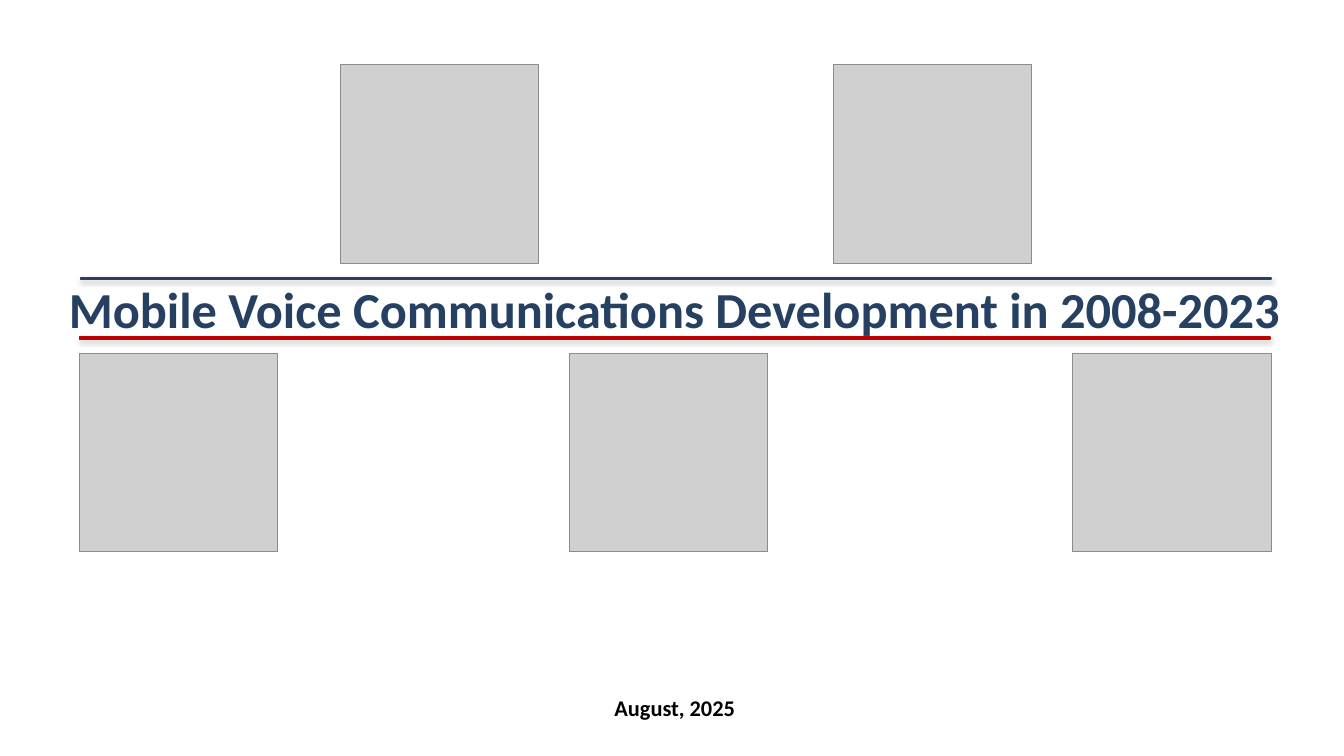
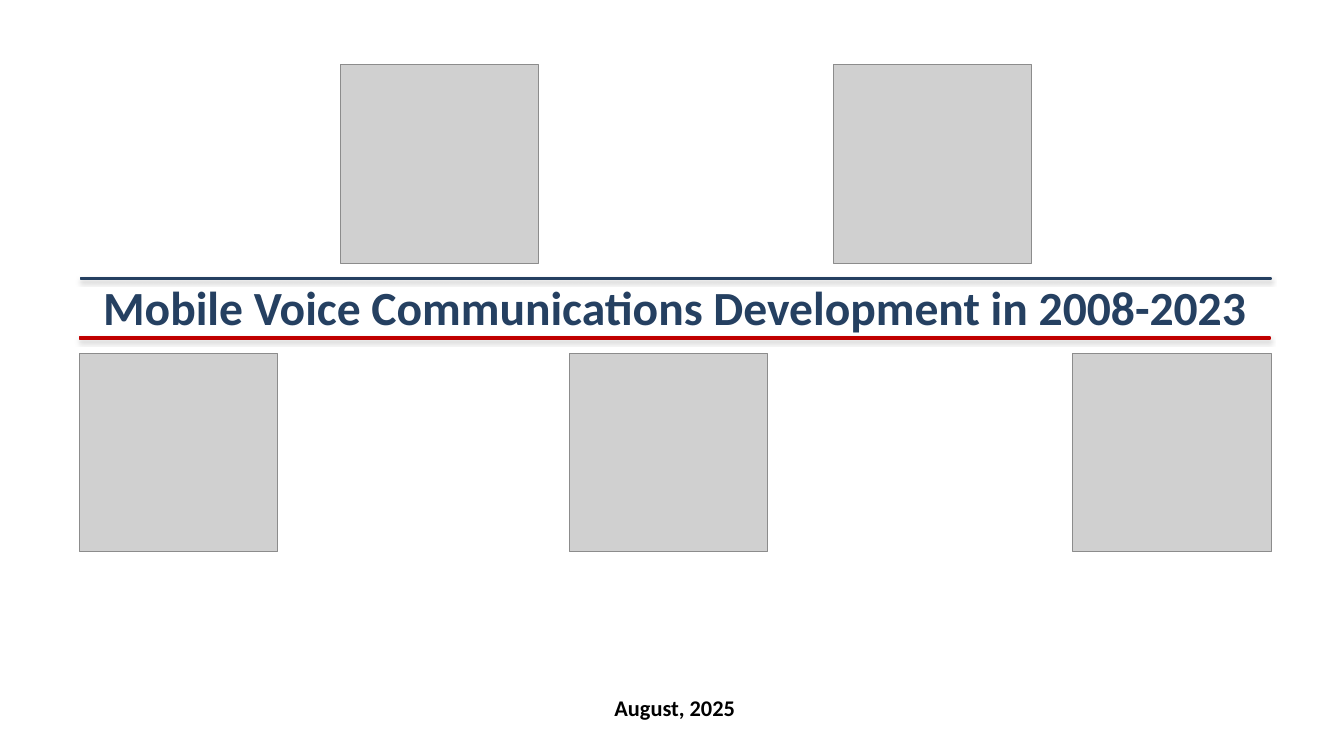
Before and after one commit to Mighty8Mike/Automated-Mobile-Telecoms-Charts-and-Presentation, a slide deck: slide 1 of ITU Mobile Telecoms by Pandas Presentation.pptx. Drawn at 1344x756 pixels with LibreOffice and Linux fonts; fonts in the diff are those of the drawing; grey boxes stand for pictures. Boxes give left, top, right and bottom in pixels: in the first picture for what was removed or moved away, otherwise in the second. Text is boxed around its words. In the diff, an @@ line names an element or a change of style, - is before the commit and + after.

```diff
--- a/ITU Mobile Telecoms by Pandas Presentation.pptx
+++ b/ITU Mobile Telecoms by Pandas Presentation.pptx
@@ text "Mobile Voice Communications Development in ...": place and size @@
-text "Mobile Voice Communications Development in ..." at <box>69,292,1279,339</box>
+text "Mobile Voice Communications Development in ..." at <box>103,291,1246,337</box>
@@ text "Mobile Voice Communications Development in ..." at <box>103,291,1246,337</box>: size 36 to 34 pt @@
```
Also in this commit, not shown: 1 other slide changed, 1 other file.
